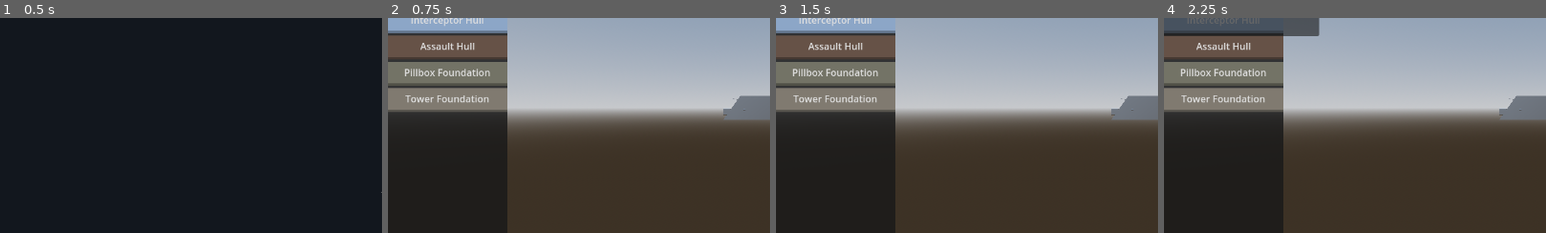
Above: before the commit, frames 1-4 (left to right).
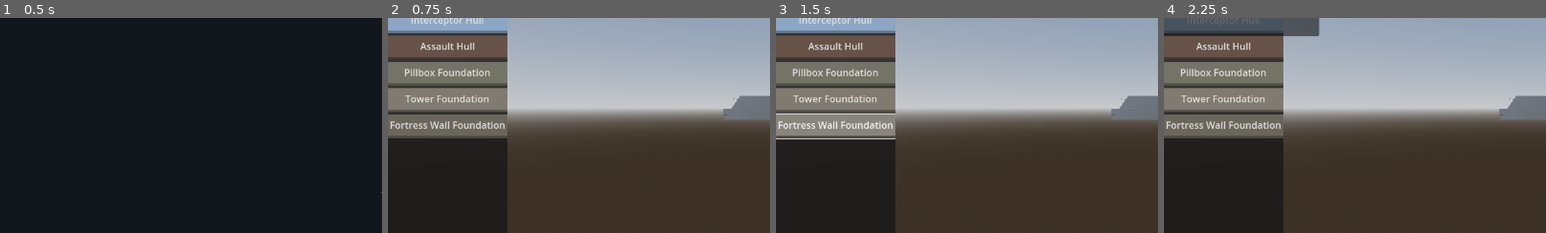
Above: after the commit, the same moments.

Repository: bobcatchris15-eng/Build-A-Bomber
Game: Godot game, scene res://scenes/MainMenu.tscn
The game is run twice, just before and just after one commit, with the same random seed, the same clock (stepped at 60 frames per second) and the same inputs.
Inputs (mouse positions are % of the whole screen's width and height, from its top left):
- Up to frame 1 (0.5 s): no input
- Up to frame 2 (0.75 s): click "🔧 Design Lab" at 0.5 s
- Up to frame 3 (1.5 s): click (8, 54) at 1.25 s, where only the run after the commit has a clickable "Fortress Wall Foundation"
- Up to frame 4 (2.25 s): click "Blueprint Library..." at 2 s
The pictures show only the part of the screen within x 0-50%, y 29-79%; the shares and areas given below are measured in that part.

Frame 1 is identical in both runs. In frame 2, 3.5% of the frame differs, in the area x 0-32%, y 44-56%; in frame 3, 3.9%, in the area x 0-32%, y 44-57%; in frame 4, 3.5%.

Commit message:
Add Fortress Wall foundation type - the third foundation named in Factions_and_Buildings.md
New build_wall_hull() in build_meshes.py authors a battered rampart with
alternating battlement merlons, distinct from the pillbox (domed bunker)
and tower (tiered stack) silhouettes. Catalog entry keys off
category/is_foundation like every other hull, so the Design Lab palette,
build-legality gate, and balance report picked it up with no code changes.

Imported via the isolated-copy procedure - found two already-hung
`--headless --editor --import` processes holding the real project from
earlier this session and routed around them rather than touching them.

Co-Authored-By: Claude Sonnet 5 <noreply@anthropic.com>

Diff:
--- a/prototype/run_tests.gd
+++ b/prototype/run_tests.gd
@@ -35,6 +35,7 @@
 	success = success and await test_locomotion_tweak_parity()
 	success = success and await test_undo_redo()
 	success = success and await test_foundation_design_lab_parity()
+	success = success and await test_fortress_wall_foundation_spawns_correctly()
 	success = success and await test_design_to_battle_integration()
 	success = success and await test_firing_arc_visualization()
 	success = success and await test_free_rotation_ring()
@@ -954,6 +955,50 @@
 	print("  [PASS] Foundation hulls get full placement/mirror/rotate/undo/serialize parity with vehicle hulls, including locomotion (no longer hard-blocked).")
 	return true
 
+func test_fortress_wall_foundation_spawns_correctly() -> bool:
+	print("Running Test Suite: Fortress Wall Foundation - Real Spawn Pipeline (Factions_and_Buildings.md's third foundation type)...")
+	var bp_manager = preload("res://scripts/blueprint_manager.gd").new()
+	root.add_child(bp_manager)
+	var BattleUnitScript = preload("res://scripts/battle_unit.gd")
+
+	var bp = {
+		"version": 1.0, "hull_type": "fortress_wall_foundation",
+		"hull_scale": {"x": 1.0, "y": 1.0, "z": 1.0},
+		"locomotion": {"type_id": "", "settings": {}},
+		"modules": [
+			{"type_id": "rotary_cannon", "name": "Rotary Cannon", "position": {"x": 0.0, "y": 1.4, "z": 0.0}, "rotation": {"x": 0.0, "y": 0.0, "z": 0.0}, "scale": {"x": 1.0, "y": 1.0, "z": 1.0}, "yaw_offset": 0.0, "tweaks": {}}
+		]
+	}
+	var unit = CharacterBody3D.new()
+	unit.set_script(BattleUnitScript)
+	root.add_child(unit)
+	unit.setup(bp, 0, bp_manager)
+
+	if not is_instance_valid(unit.hull_node):
+		print("  [FAIL] fortress_wall_foundation should reconstruct a real hull via the authored .glb mesh, got no hull_node")
+		unit.queue_free()
+		return false
+	if unit.max_hp <= 0.0:
+		print("  [FAIL] fortress_wall_foundation should carry real HP from the catalog, got ", unit.max_hp)
+		unit.queue_free()
+		return false
+	if unit.vision_range <= 0.0:
+		print("  [FAIL] fortress_wall_foundation should have a real base_vision, got ", unit.vision_range)
+		unit.queue_free()
+		return false
+	if not ModuleCatalog.is_foundation("fortress_wall_foundation"):
+		print("  [FAIL] fortress_wall_foundation should classify as a foundation (static, no locomotion required)")
+		unit.queue_free()
+		return false
+	if not ModuleCatalog.validate_build_legality(bp).valid:
+		print("  [FAIL] A fortress_wall_foundation with a weapon should be a legal build (static defense, no locomotion required)")
+		unit.queue_free()
+		return false
+
+	unit.queue_free()
+	print("  [PASS] fortress_wall_foundation reconstructs via the real spawn pipeline with a working mesh, real HP/vision, and passes the build-legality gate as a static defense.")
+	return true
+
 func test_design_to_battle_integration() -> bool:
 	print("Running Test Suite: Design -> Serialize -> Battle-Spawn Integration...")
 	# Thursday integration pass: design a unit using several of this week's
--- a/prototype/scripts/module_catalog.gd
+++ b/prototype/scripts/module_catalog.gd
@@ -566,6 +566,23 @@
 			"base_vision": 28.0,
 			"size": Vector3(3.0, 4.0, 3.0),
 			"color": Color(0.5, 0.48, 0.44)
+		},
+		"fortress_wall_foundation": {
+			"name": "Fortress Wall Foundation",
+			"category": "hull",
+			"is_foundation": true,
+			# A rampart, not a watchtower - tankier per-slot than the pillbox
+			# (long battlement face, deliberately no roof to defend), but
+			# doesn't see far like the tower.
+			"hp": 1100.0,
+			"weight": 0.0,
+			"metal": 140,
+			"crystal": 10,
+			"dps": 0.0,
+			"base_energy": 70.0,
+			"base_vision": 14.0,
+			"size": Vector3(6.0, 2.2, 1.3),
+			"color": Color(0.42, 0.4, 0.36)
 		}
 	}
 
Binary file added: prototype/assets/models/hulls/fortress_wall_foundation.glb
Not shown, added: prototype/assets/models/hulls/fortress_wall_foundation.glb.import
Not shown, changed: DECISIONS_NEEDED.md
Not shown, changed: PROGRESS.md
Not shown, added: progress_captures/2026-07-12/fortress_wall/wall_end_on.png
Not shown, added: progress_captures/2026-07-12/fortress_wall/wall_isometric.png
Not shown, changed: prototype/tools/blender/build_meshes.py
